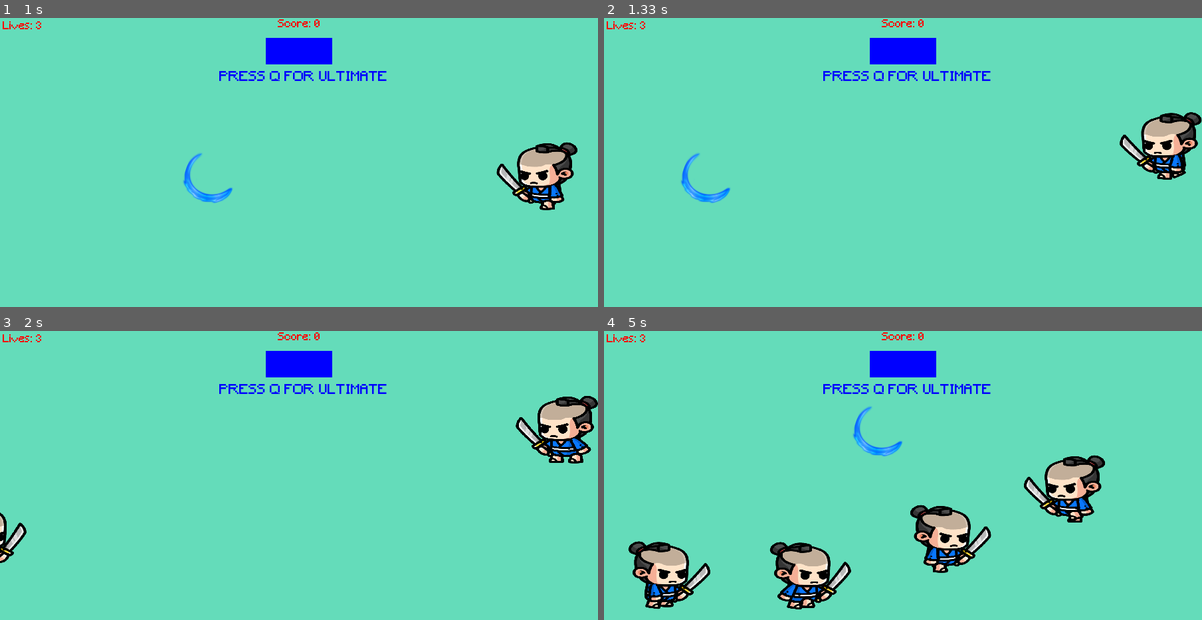
Above: before the commit, frames 1-4 (two rows, left to right).
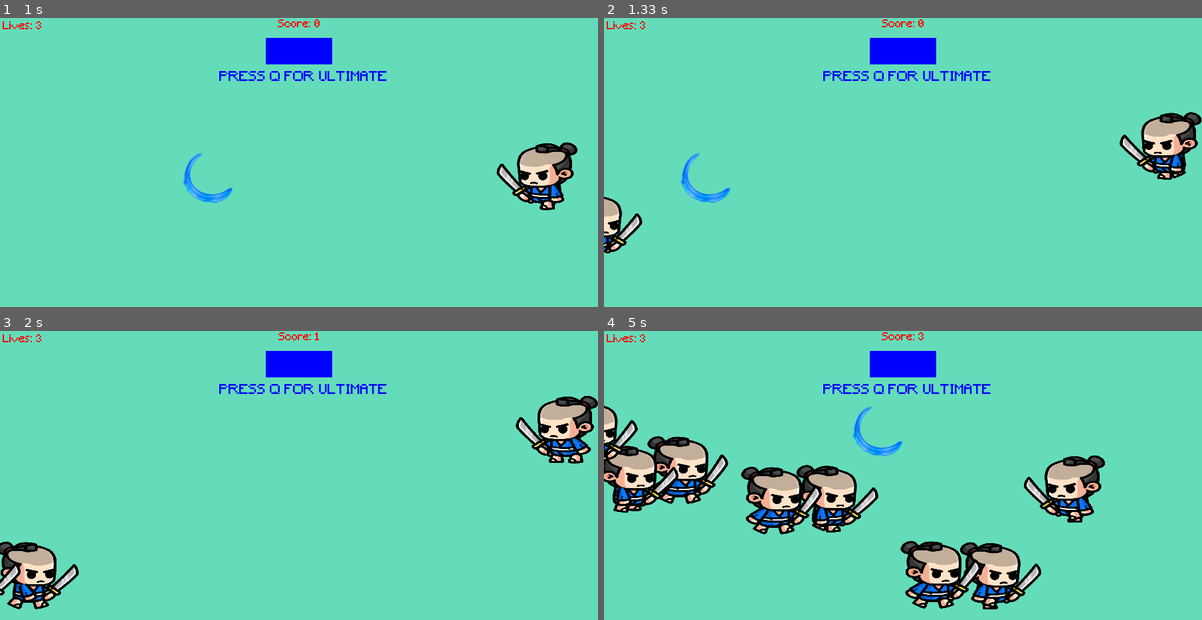
Above: after the commit, the same moments.

Repository: GaGex1222/Samurai-Pygame
Game: pygame game, started from game.py
Same seed, same stepped clock (60 frames per second), same inputs: the game is played once before the commit and once after it.
Inputs:
- Up to frame 1 (1 s): tap Space at 0.33, 0.73 s; hold Right from 0.67 s (still down)
- Up to frame 2 (1.33 s): tap Space at 1.03, 1.23 s; release Right at 1.13 s; hold Up from 1.17 s (still down)
- Up to frame 3 (2 s): release Up at 1.47 s
- Up to frame 4 (5 s): hold Left 2-2.53 s; tap Space at 2.07, 2.37, 2.63, 2.97, 3.27, 3.4, 3.8, 4.1, 4.47, 4.87 s; hold Down 2.57-2.87 s; hold Left 2.9-3.3 s; hold Up 3.33-3.7 s; hold Right 3.73-4.37 s; hold Down 4.4-4.77 s; hold Left from 4.8 s (still down)

Frame 1 is identical in both runs. In frame 2, 0.7% of the frame differs, in the area x 0-7%, y 61-82%; in frame 3, 2.3%; in frame 4, 17%, in the area x 0-74%, y 1-97%.

Commit message:
Balanced Game

Diff:
--- a/game.py
+++ b/game.py
@@ -15,11 +15,11 @@
 VEL = 5
 clock = pygame.time.Clock()
 pygame.font.init()
-pygame_font_for_game_over = pygame.font.Font(r'C:\Users\gald1\Desktop\web development projects\PyGame\assets\Minecraft.ttf', 40)
-pygame_font_for_ult = pygame.font.Font(r'C:\Users\gald1\Desktop\web development projects\PyGame\assets\Minecraft.ttf', 20)
+pygame_font_for_game_over = pygame.font.Font(r'C:\Users\gald1\Desktop\stufff\Coding projects\MyPyGame\Samurai-Pygame\assets\Minecraft.ttf', 40)
+pygame_font_for_ult = pygame.font.Font(r'C:\Users\gald1\Desktop\stufff\Coding projects\MyPyGame\Samurai-Pygame\assets\Minecraft.ttf', 20)
 
 def draw_game_over(text, font_size, text_col, x, y):
-    font = pygame.font.Font(r'C:\Users\gald1\Desktop\web development projects\PyGame\assets\Minecraft.ttf', font_size)
+    font = pygame.font.Font(r'C:\Users\gald1\Desktop\stufff\Coding projects\MyPyGame\Samurai-Pygame\assets\Minecraft.ttf', font_size)
     img = font.render(text, True, text_col)
     WIN.blit(img, (x, y))
 
@@ -60,22 +60,22 @@
         self.attack_counter = 0
         self.running_counter = 0
         #Attacking Sprites
-        self.sprites.append(pygame.image.load(r'C:\Users\gald1\Desktop\web development projects\PyGame\assets\Samurai1\04-Attack\Attack1\__Samurai1_Attack1_000.png'))
-        self.sprites.append(pygame.image.load(r'C:\Users\gald1\Desktop\web development projects\PyGame\assets\Samurai1\04-Attack\Attack1\__Samurai1_Attack1_001.png'))
-        self.sprites.append(pygame.image.load(r'C:\Users\gald1\Desktop\web development projects\PyGame\assets\Samurai1\04-Attack\Attack1\__Samurai1_Attack1_003.png'))
-        self.sprites.append(pygame.image.load(r'C:\Users\gald1\Desktop\web development projects\PyGame\assets\Samurai1\04-Attack\Attack1\__Samurai1_Attack1_004.png'))
-        self.sprites.append(pygame.image.load(r'C:\Users\gald1\Desktop\web development projects\PyGame\assets\Samurai1\04-Attack\Attack1\__Samurai1_Attack1_005.png'))
-        self.sprites.append(pygame.image.load(r'C:\Users\gald1\Desktop\web development projects\PyGame\assets\Samurai1\04-Attack\Attack1\__Samurai1_Attack1_006.png'))
-        self.sprites.append(pygame.image.load(r'C:\Users\gald1\Desktop\web development projects\PyGame\assets\Samurai1\04-Attack\Attack1\__Samurai1_Attack1_007.png'))
+        self.sprites.append(pygame.image.load(r'C:\Users\gald1\Desktop\stufff\Coding projects\MyPyGame\Samurai-Pygame\assets\Samurai1\04-Attack\Attack1\__Samurai1_Attack1_000.png'))
+        self.sprites.append(pygame.image.load(r'C:\Users\gald1\Desktop\stufff\Coding projects\MyPyGame\Samurai-Pygame\assets\Samurai1\04-Attack\Attack1\__Samurai1_Attack1_001.png'))
+        self.sprites.append(pygame.image.load(r'C:\Users\gald1\Desktop\stufff\Coding projects\MyPyGame\Samurai-Pygame\assets\Samurai1\04-Attack\Attack1\__Samurai1_Attack1_003.png'))
+        self.sprites.append(pygame.image.load(r'C:\Users\gald1\Desktop\stufff\Coding projects\MyPyGame\Samurai-Pygame\assets\Samurai1\04-Attack\Attack1\__Samurai1_Attack1_004.png'))
+        self.sprites.append(pygame.image.load(r'C:\Users\gald1\Desktop\stufff\Coding projects\MyPyGame\Samurai-Pygame\assets\Samurai1\04-Attack\Attack1\__Samurai1_Attack1_005.png'))
+        self.sprites.append(pygame.image.load(r'C:\Users\gald1\Desktop\stufff\Coding projects\MyPyGame\Samurai-Pygame\assets\Samurai1\04-Attack\Attack1\__Samurai1_Attack1_006.png'))
+        self.sprites.append(pygame.image.load(r'C:\Users\gald1\Desktop\stufff\Coding projects\MyPyGame\Samurai-Pygame\assets\Samurai1\04-Attack\Attack1\__Samurai1_Attack1_007.png'))
         #Running sprites
-        self.scaled_running_sprites.append(pygame.transform.scale(pygame.image.load(r'assets/Samurai1/02-Run/__Samurai1_Run_000.png'), (self.width, self.height)))
-        self.scaled_running_sprites.append(pygame.transform.scale(pygame.image.load(r'assets/Samurai1/02-Run/__Samurai1_Run_001.png'), (self.width, self.height)))
-        self.scaled_running_sprites.append(pygame.transform.scale(pygame.image.load(r'assets/Samurai1/02-Run/__Samurai1_Run_002.png'), (self.width, self.height)))
-        self.scaled_running_sprites.append(pygame.transform.scale(pygame.image.load(r'assets/Samurai1/02-Run/__Samurai1_Run_003.png'), (self.width, self.height)))
-        self.scaled_running_sprites.append(pygame.transform.scale(pygame.image.load(r'assets/Samurai1/02-Run/__Samurai1_Run_004.png'), (self.width, self.height)))
-        self.scaled_running_sprites.append(pygame.transform.scale(pygame.image.load(r'assets/Samurai1/02-Run/__Samurai1_Run_005.png'), (self.width, self.height)))
-        self.scaled_running_sprites.append(pygame.transform.scale(pygame.image.load(r'assets/Samurai1/02-Run/__Samurai1_Run_006.png'), (self.width, self.height)))
-        self.scaled_running_sprites.append(pygame.transform.scale(pygame.image.load(r'assets/Samurai1/02-Run/__Samurai1_Run_007.png'), (self.width, self.height)))
+        self.scaled_running_sprites.append(pygame.transform.scale(pygame.image.load(r'C:\Users\gald1\Desktop\stufff\Coding projects\MyPyGame\Samurai-Pygame\assets\Samurai1\02-Run/__Samurai1_Run_000.png'), (self.width, self.height)))
+        self.scaled_running_sprites.append(pygame.transform.scale(pygame.image.load(r'C:\Users\gald1\Desktop\stufff\Coding projects\MyPyGame\Samurai-Pygame\assets\Samurai1\02-Run/__Samurai1_Run_001.png'), (self.width, self.height)))
+        self.scaled_running_sprites.append(pygame.transform.scale(pygame.image.load(r'C:\Users\gald1\Desktop\stufff\Coding projects\MyPyGame\Samurai-Pygame\assets\Samurai1\02-Run/__Samurai1_Run_002.png'), (self.width, self.height)))
+        self.scaled_running_sprites.append(pygame.transform.scale(pygame.image.load(r'C:\Users\gald1\Desktop\stufff\Coding projects\MyPyGame\Samurai-Pygame\assets\Samurai1\02-Run/__Samurai1_Run_003.png'), (self.width, self.height)))
+        self.scaled_running_sprites.append(pygame.transform.scale(pygame.image.load(r'C:\Users\gald1\Desktop\stufff\Coding projects\MyPyGame\Samurai-Pygame\assets\Samurai1\02-Run/__Samurai1_Run_004.png'), (self.width, self.height)))
+        self.scaled_running_sprites.append(pygame.transform.scale(pygame.image.load(r'C:\Users\gald1\Desktop\stufff\Coding projects\MyPyGame\Samurai-Pygame\assets\Samurai1\02-Run/__Samurai1_Run_005.png'), (self.width, self.height)))
+        self.scaled_running_sprites.append(pygame.transform.scale(pygame.image.load(r'C:\Users\gald1\Desktop\stufff\Coding projects\MyPyGame\Samurai-Pygame\assets\Samurai1\02-Run/__Samurai1_Run_006.png'), (self.width, self.height)))
+        self.scaled_running_sprites.append(pygame.transform.scale(pygame.image.load(r'C:\Users\gald1\Desktop\stufff\Coding projects\MyPyGame\Samurai-Pygame\assets\Samurai1\02-Run/__Samurai1_Run_007.png'), (self.width, self.height)))
         print(self.scaled_running_sprites)
 
 
@@ -128,14 +128,14 @@
         super().__init__()
         self.sprites = []
         width, height = 250, 150
-        self.sprites.append(pygame.transform.scale(pygame.transform.flip(pygame.image.load(r'assets/Samurai1/02-Run/__Samurai1_Run_000.png'), True, False), (width, height)))
-        self.sprites.append(pygame.transform.scale(pygame.transform.flip(pygame.image.load(r'assets/Samurai1/02-Run/__Samurai1_Run_001.png'), True, False), (width, height)))
-        self.sprites.append(pygame.transform.scale(pygame.transform.flip(pygame.image.load(r'assets/Samurai1/02-Run/__Samurai1_Run_002.png'), True, False), (width, height)))
-        self.sprites.append(pygame.transform.scale(pygame.transform.flip(pygame.image.load(r'assets/Samurai1/02-Run/__Samurai1_Run_003.png'), True, False), (width, height)))
-        self.sprites.append(pygame.transform.scale(pygame.transform.flip(pygame.image.load(r'assets/Samurai1/02-Run/__Samurai1_Run_004.png'), True, False), (width, height)))
-        self.sprites.append(pygame.transform.scale(pygame.transform.flip(pygame.image.load(r'assets/Samurai1/02-Run/__Samurai1_Run_005.png'), True, False), (width, height)))
-        self.sprites.append(pygame.transform.scale(pygame.transform.flip(pygame.image.load(r'assets/Samurai1/02-Run/__Samurai1_Run_006.png'), True, False), (width, height)))
-        self.sprites.append(pygame.transform.scale(pygame.transform.flip(pygame.image.load(r'assets/Samurai1/02-Run/__Samurai1_Run_007.png'), True, False), (width, height)))
+        self.sprites.append(pygame.transform.scale(pygame.transform.flip(pygame.image.load(r'C:\Users\gald1\Desktop\stufff\Coding projects\MyPyGame\Samurai-Pygame\assets\Samurai1\02-Run/__Samurai1_Run_000.png'), True, False), (width, height)))
+        self.sprites.append(pygame.transform.scale(pygame.transform.flip(pygame.image.load(r'C:\Users\gald1\Desktop\stufff\Coding projects\MyPyGame\Samurai-Pygame\assets\Samurai1\02-Run/__Samurai1_Run_001.png'), True, False), (width, height)))
+        self.sprites.append(pygame.transform.scale(pygame.transform.flip(pygame.image.load(r'C:\Users\gald1\Desktop\stufff\Coding projects\MyPyGame\Samurai-Pygame\assets\Samurai1\02-Run/__Samurai1_Run_002.png'), True, False), (width, height)))
+        self.sprites.append(pygame.transform.scale(pygame.transform.flip(pygame.image.load(r'C:\Users\gald1\Desktop\stufff\Coding projects\MyPyGame\Samurai-Pygame\assets\Samurai1\02-Run/__Samurai1_Run_003.png'), True, False), (width, height)))
+        self.sprites.append(pygame.transform.scale(pygame.transform.flip(pygame.image.load(r'C:\Users\gald1\Desktop\stufff\Coding projects\MyPyGame\Samurai-Pygame\assets\Samurai1\02-Run/__Samurai1_Run_004.png'), True, False), (width, height)))
+        self.sprites.append(pygame.transform.scale(pygame.transform.flip(pygame.image.load(r'C:\Users\gald1\Desktop\stufff\Coding projects\MyPyGame\Samurai-Pygame\assets\Samurai1\02-Run/__Samurai1_Run_005.png'), True, False), (width, height)))
+        self.sprites.append(pygame.transform.scale(pygame.transform.flip(pygame.image.load(r'C:\Users\gald1\Desktop\stufff\Coding projects\MyPyGame\Samurai-Pygame\assets\Samurai1\02-Run/__Samurai1_Run_006.png'), True, False), (width, height)))
+        self.sprites.append(pygame.transform.scale(pygame.transform.flip(pygame.image.load(r'C:\Users\gald1\Desktop\stufff\Coding projects\MyPyGame\Samurai-Pygame\assets\Samurai1\02-Run/__Samurai1_Run_007.png'), True, False), (width, height)))
         self.current_sprite = 0
         self.image = self.sprites[self.current_sprite]
 
@@ -177,6 +177,7 @@
     def __init__(self, x, y):
         self.x = x
         self.y = y
+        self.collision_count = 0
         self.speed = 8  # Speed at which the slash moves
         self.ult_speed = 3
         self.image = pygame.image.load(os.path.join('assets', 'Alternative_2_08.png'))
@@ -236,7 +237,7 @@
 
 def main():
     run = True
-    pygame_font = pygame.font.Font(r'C:\Users\gald1\Desktop\web development projects\PyGame\assets\Minecraft.ttf', 16)
+    pygame_font = pygame.font.Font(r'C:\Users\gald1\Desktop\stufff\Coding projects\MyPyGame\Samurai-Pygame\assets\Minecraft.ttf', 16)
     samurai = Samurai(600, 160)
     samurai_char = samurai.rect
     slash = None
@@ -267,7 +268,7 @@
             textRect = text.get_rect()
             textRect.center = (33, 13)
             current_time = pygame.time.get_ticks()
-            random_appearence_time_enemy = random.randint(1130, 1200)
+            random_appearence_time_enemy = random.randint(300, 600)
             if current_time - start_time > random_appearence_time_enemy:
                 print(start_time)
                 start_time = pygame.time.get_ticks()
@@ -282,6 +283,9 @@
                 for sprite in moving_sprites:
                     for slash in slashes:
                         if sprite.rect.colliderect(slash):
+                            slash.collision_count += 1
+                            if slash.collision_count == 2:
+                                slashes.remove(slash)
                             score[0] += 1
                             if ult_bar.ult < 5:
                                 ult_bar.ult += 0.5
